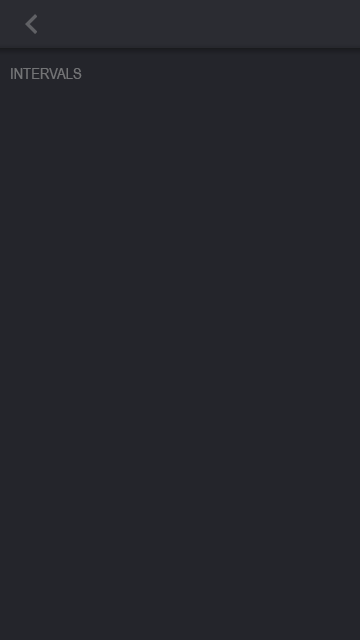
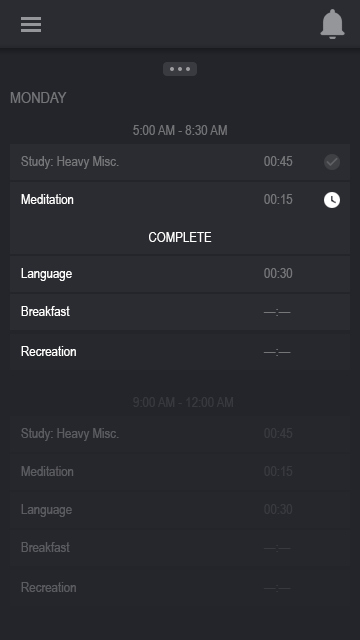
Before/after of a 360px x 640px layered artwork. What changed in the layer stack:
hid group "Schedule Builder" (102 layers) over (10, 9, 350, 592)
"Back Button": opacity 25% → 50% over (25, 14, 37, 34)
hid group "Intervals Screen" (27 layers) over (10, 68, 350, 257)
showed group "Main Screen" (73 layers) over (10, 9, 350, 592)
